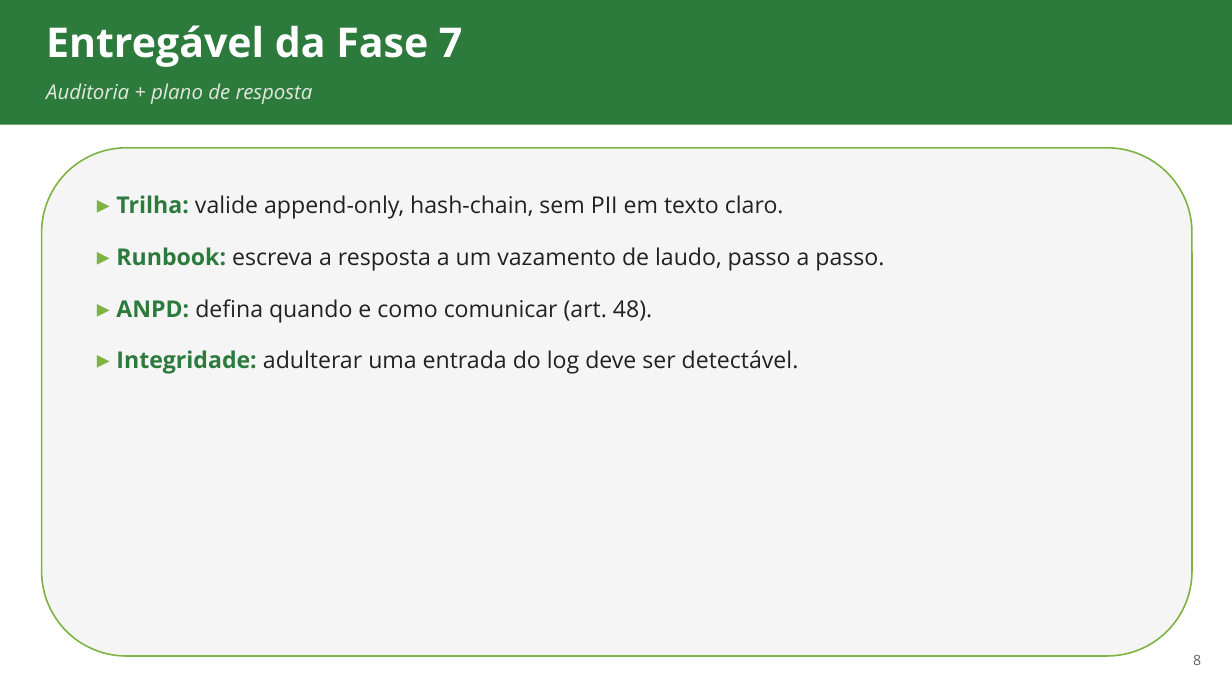
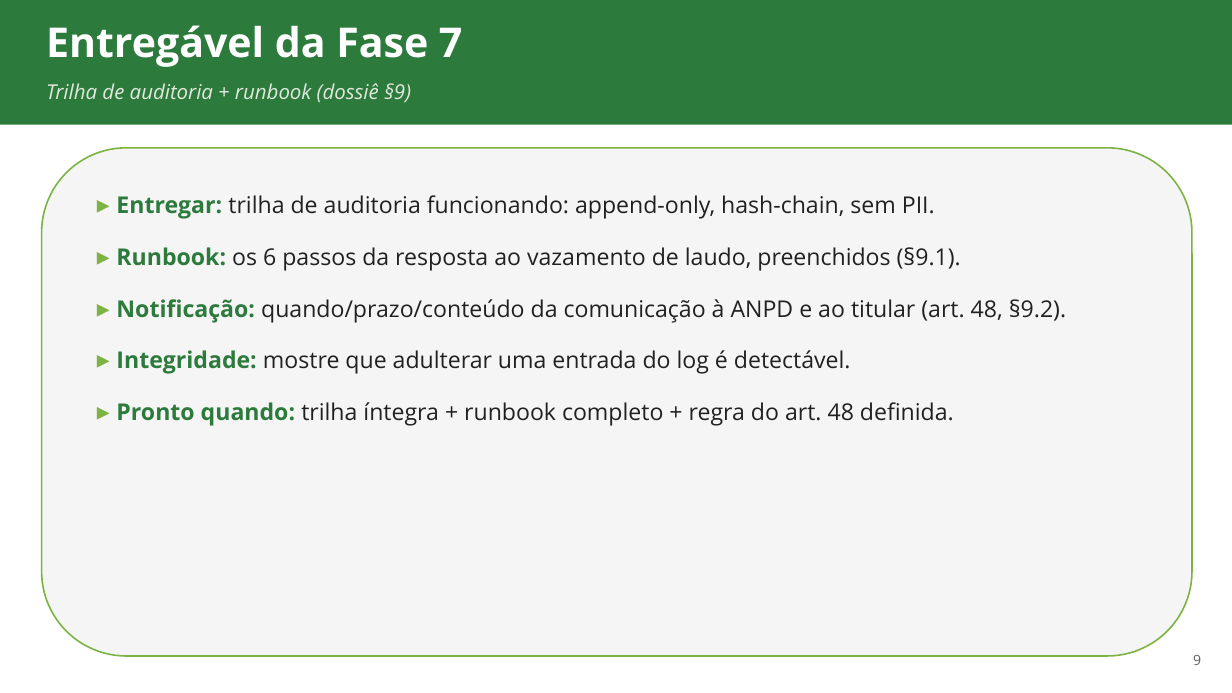
Before and after one commit to ads-sapucaia-ssc/SSC, a slide deck: slide 9 of aulas/aula-09-operacao-incidentes.pptx (slide 8 before the commit). Drawn at 1232x693 pixels with LibreOffice and Linux fonts; fonts in the diff are those of the drawing. Boxes give left, top, right and bottom in pixels: in the first picture for what was removed or moved away, otherwise in the second. Text is boxed around its words. In the diff, an @@ line names an element or a change of style, - is before the commit and + after.

```diff
--- a/aulas/aula-09-operacao-incidentes.pptx
+++ b/aulas/aula-09-operacao-incidentes.pptx
@@ text at [46, 83, 411, 103]: text changed @@
-Auditoria + plano de resposta
+Trilha de auditoria + runbook (dossiê §9)
@@ text at [116, 195, 1066, 426]: text changed @@
-▸ Trilha: valide append-only, hash-chain, sem PII em texto claro.
-▸ Runbook: escreva a resposta a um vazamento de laudo, passo a passo.
-▸ ANPD: defina quando e como comunicar (art. 48).
-▸ Integridade: adulterar uma entrada do log deve ser detectável.
+▸ Entregar: trilha de auditoria funcionando: append-only, hash-chain, sem PII.
+▸ Runbook: os 6 passos da resposta ao vazamento de laudo, preenchidos (§9.1).
+▸ Notificação: quando/prazo/conteúdo da comunicação à ANPD e ao titular (art. 48, §9.2).
+▸ Integridade: mostre que adulterar uma entrada do log é detectável.
+▸ Pronto quando: trilha íntegra + runbook completo + regra do art. 48 definida.
@@ text at [1193, 655, 1201, 665]: text changed @@
-8
+9
```
Also in this commit, not shown: 1 slide added, 13 other files.
